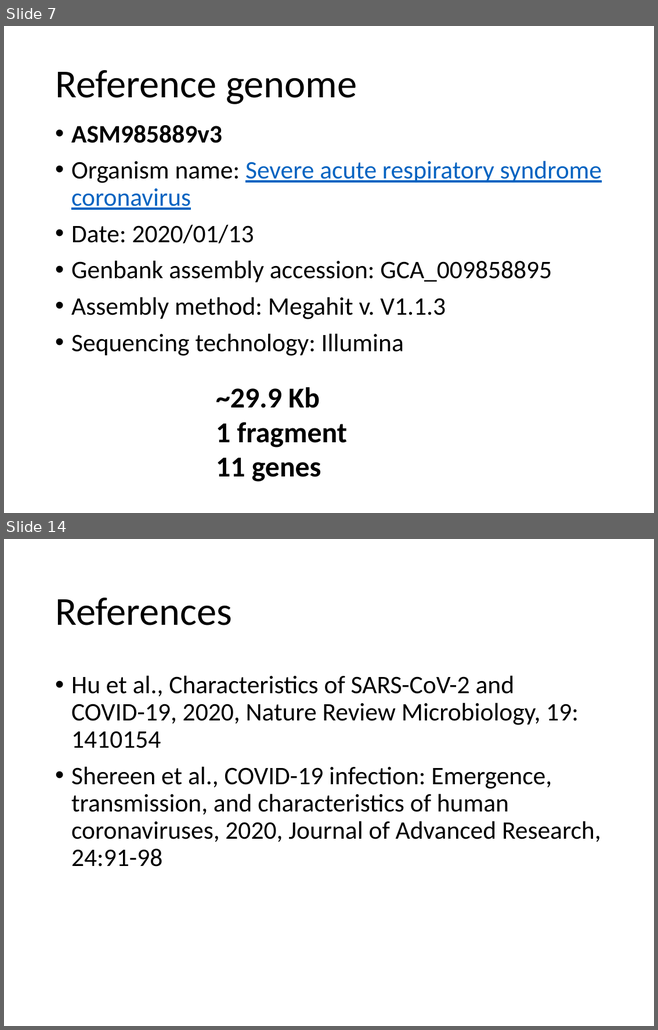
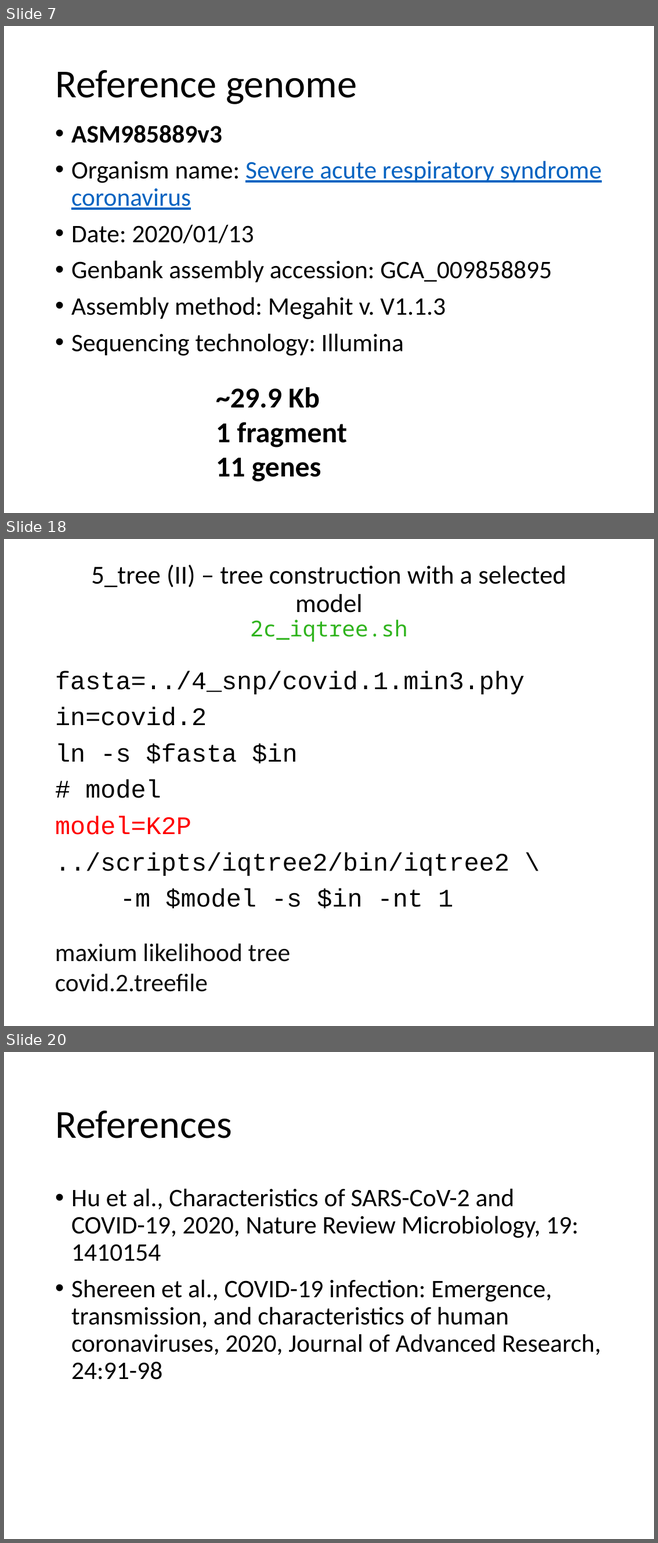
Before and after one commit to liu3zhenlab/teaching, a slide deck: PLPTH813Bioinformatis/2023/lectures/lecture14_BeocatProject.pptx. Shown one above the other, each under a label of ours: slides 7 and 14 before the commit, slides 7, 18 and 20 after it; the slides between them are not shown. The pictures are 658x1030 and 658x1543 pixels, drawn with LibreOffice and Linux fonts; fonts in the diff are those of the drawing. Boxes give left, top, right and bottom in pixels: in the first picture for what was removed or moved away, otherwise in the second. Text is boxed around its words. In the diff, an @@ line names an element or a change of style, - is before the commit and + after.

```diff
--- a/PLPTH813Bioinformatis/2023/lectures/lecture14_BeocatProject.pptx
+++ b/PLPTH813Bioinformatis/2023/lectures/lecture14_BeocatProject.pptx
@@ slide 18 added at box(4, 539, 654, 1026), background #FFFFFF @@
@@ title added at box(91, 565, 566, 642), 28.8 pt, text #000000 @@
+5_tree (II) – tree construction with a selected model
+2c_iqtree.sh
@@ text added at box(55, 671, 524, 908), 28 pt, text #000000 @@
+fasta=../4_snp/covid.1.min3.phy
+in=covid.2
+ln -s $fasta $in
+# model
+model=K2P
+../scripts/iqtree2/bin/iqtree2 \
+-m $model -s $in -nt 1
@@ text added at box(55, 943, 290, 992), 28 pt, text #0D0D0D @@
+maxium likelihood tree
+covid.2.treefile
@@ what was slide 14 is now slide 20 @@
```
Also in this commit, not shown: 3 slides changed, 10 other slides added, 5 slides removed, 2 other files.
